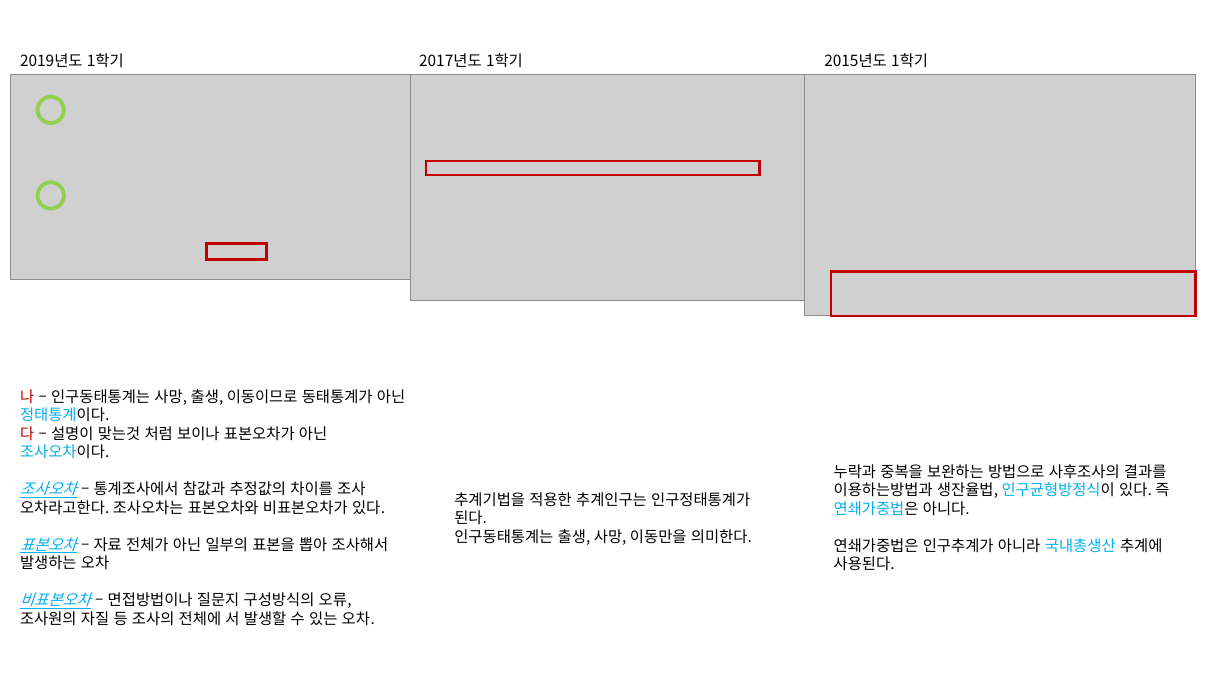
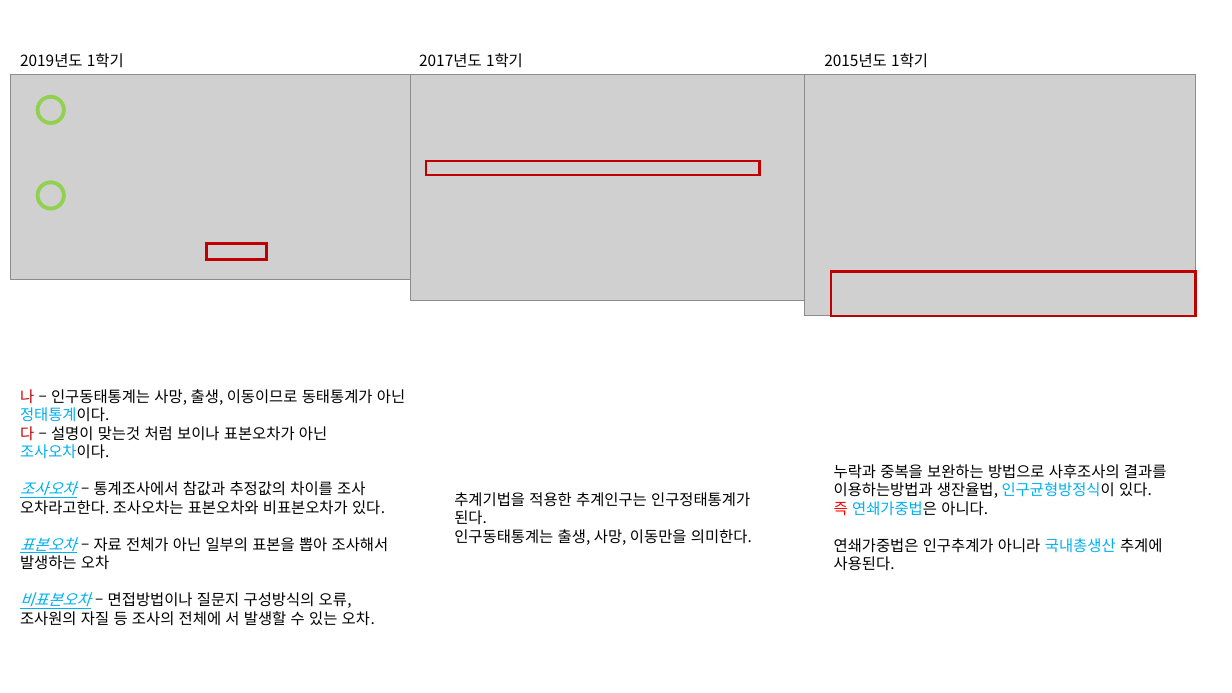
Before and after one commit to KNOU-STUDY/KNOU-UNDERSTANDING-NATIONAL-STATISTICS, a slide deck: slide 13 of previous_question/2장-인구통계.pptx. Drawn at 1232x693 pixels with LibreOffice and Linux fonts; fonts in the diff are those of the drawing; grey boxes stand for pictures. Boxes give left, top, right and bottom in pixels: in the first picture for what was removed or moved away, otherwise in the second. Text is boxed around its words. In the diff, an @@ line names an element or a change of style, - is before the commit and + after.

Commit message:
fix:change ppt2

```diff
--- a/previous_question/2장-인구통계.pptx
+++ b/previous_question/2장-인구통계.pptx
@@ text at (x1=834, y1=464, x2=1166, y2=516): text changed @@
-누락과 중복을 보완하는 방법으로 사후조사의 결과를 이용하는방법과 생잔율법, 인구균형방정식이 있다. 즉 연쇄가중법은 아니다.
+누락과 중복을 보완하는 방법으로 사후조사의 결과를 이용하는방법과 생잔율법, 인구균형방정식이 있다.
+즉 연쇄가중법은 아니다.
```
